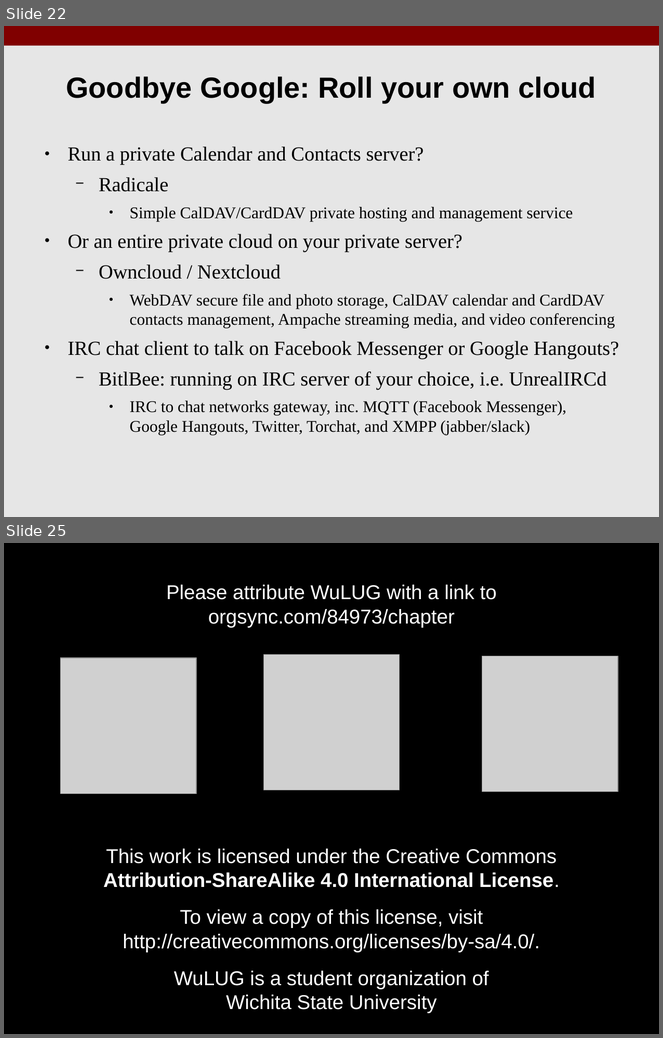
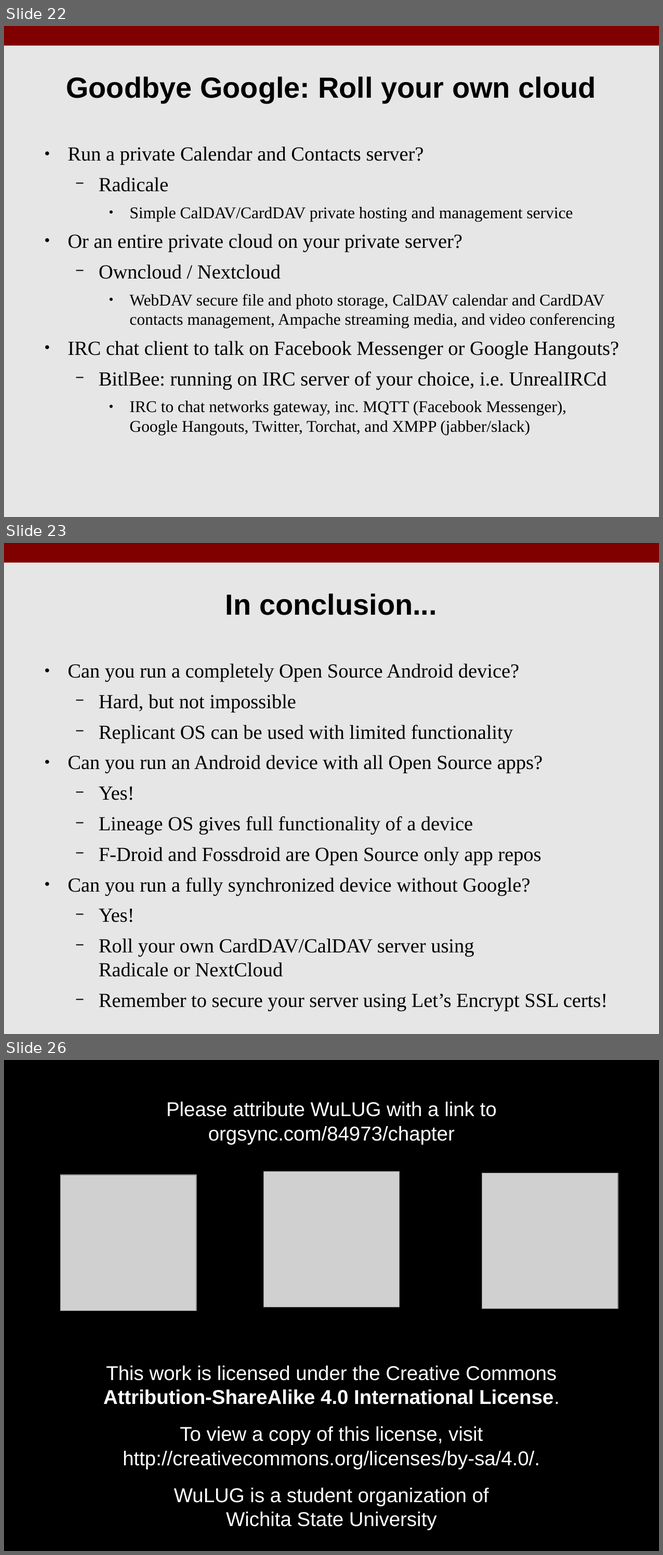
Before and after one commit to benroose/presentations, a slide deck: open_source_android/KLF17_Open_Source_Android.odp. Shown one above the other, each under a label of ours: slides 22 and 25 before the commit, slides 22, 23 and 26 after it; the slides between them are not shown. The pictures are 663x1038 and 663x1555 pixels, drawn with LibreOffice and Linux fonts; fonts in the diff are those of the drawing; grey boxes stand for pictures. Boxes give left, top, right and bottom in pixels: in the first picture for what was removed or moved away, otherwise in the second. Text is boxed around its words. In the diff, an @@ line names an element or a change of style, - is before the commit and + after.

```diff
--- a/open_source_android/KLF17_Open_Source_Android.odp
+++ b/open_source_android/KLF17_Open_Source_Android.odp
@@ slide 23 added at [4, 543, 659, 1034], background #E6E6E6; not listed: 1 template element that a slide beside it also shows @@
@@ title added at [226, 593, 437, 615], 32 pt, text #000000, bold @@
+In conclusion...
@@ text added at [68, 664, 608, 1012], 22 pt, text #000000 @@
+● Can you run a completely Open Source Android device?
+  − Hard, but not impossible
+  − Replicant OS can be used with limited functionality
+● Can you run an Android device with all Open Source apps?
+  − Yes!
+  − Lineage OS gives full functionality of a device
+  − F-Droid and Fossdroid are Open Source only app repos
+● Can you run a fully synchronized device without Google?
+  − Yes!
+  − Roll your own CardDAV/CalDAV server using
+    Radicale or NextCloud
+  − Remember to secure your server using Let’s Encrypt SSL certs!
@@ what was slide 25 is now slide 26 @@
```
Also in this commit, not shown: 1 slide changed, 1 other file.
